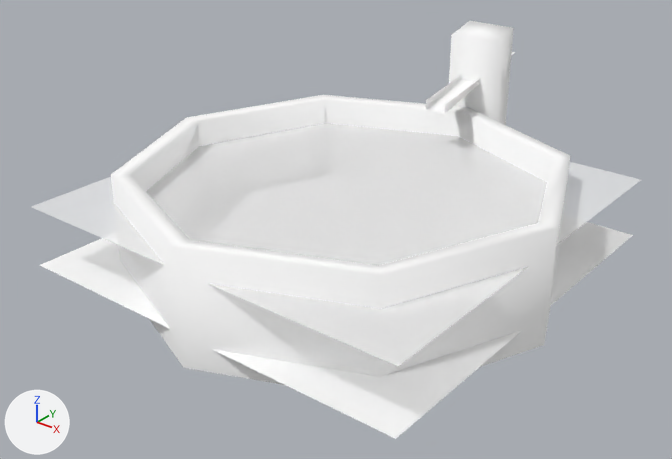
An edit to the glTF model public/3d/item/model__item__shop.ofs_3433_0/3433IMIG20_32.gltf, drawn before and after from the same camera.
Camera for both pictures: a 50 mm camera at (1.92, -2.61, 1.68) aimed at (-0.04, -0.16, 0.17). Arrows for +X, +Y and +Z are at lower left; the lights stay in place. The first picture is the older version.

The scene before the commit, as lines of its bpy script (objects in view):
```python
mat_imig20_32_0 = principled_material('imig20_32_0')
mat_imig20_32_0.base_color = (1.0, 1.0, 1.0)  # white #ffffff
mat_imig20_32_0.roughness = 1.0
mat_imig20_32_1 = principled_material('imig20_32_1')
mat_imig20_32_1.base_color = (1.0, 1.0, 1.0)  # white #ffffff
mat_imig20_32_1.roughness = 1.0
mat_imig20_32_2 = principled_material('imig20_32_2')
mat_imig20_32_2.base_color = (1.0, 1.0, 1.0)  # white #ffffff
mat_imig20_32_2.roughness = 1.0
mat_imig20_32_3 = principled_material('imig20_32_3')
mat_imig20_32_3.base_color = (1.0, 1.0, 1.0)  # white #ffffff
mat_imig20_32_3.roughness = 1.0
mat_imig20_32_4 = principled_material('imig20_32_4')
mat_imig20_32_4.base_color = (1.0, 1.0, 1.0)  # white #ffffff
mat_imig20_32_4.roughness = 1.0
mat_imig20_32_4.alpha = 0.516
me_3433imig20_32 = bpy.data.meshes.new('3433IMIG20_32')
me_3433imig20_32.from_pydata(...)  # 58 vertices, 70 faces; spans x -0.83..0.83, y -0.98..0.98, z 0.0..0.76
# faces by material slot: [32, 16, 14, 4, 4]
me_3433imig20_32.materials.append(mat_imig20_32_0)  # white #ffffff
me_3433imig20_32.materials.append(mat_imig20_32_1)  # white #ffffff
me_3433imig20_32.materials.append(mat_imig20_32_3)  # white #ffffff
me_3433imig20_32.materials.append(mat_imig20_32_2)  # white #ffffff
me_3433imig20_32.materials.append(mat_imig20_32_4)  # white #ffffff
ob_3433imig20_32 = bpy.data.objects.new('3433IMIG20_32', me_3433imig20_32)
ob_3433imig20_32.location = (0.0, 0.0, 0.0)
```
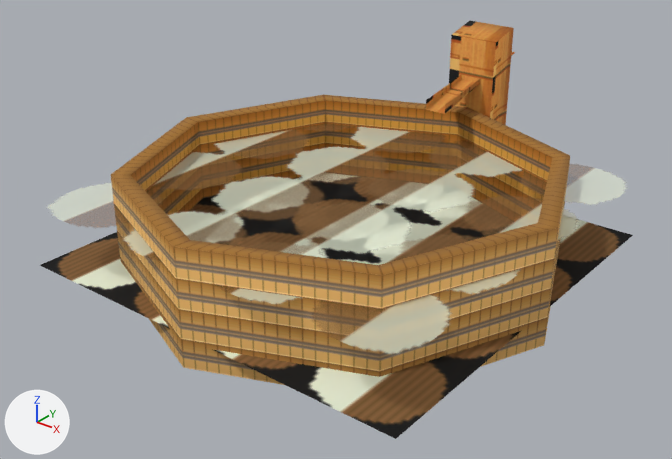
Edits to the scene script, one JSON object a line:
```json
{"op": "add", "block": "img_imig20_32_2", "code": ["img_imig20_32_2 = load_image('imig20_32_2', '_unpacked/imig20_32_2', 32, 32, 'sRGB')"]}
{"op": "add", "block": "img_imig20_32_3", "code": ["img_imig20_32_3 = load_image('imig20_32_3', '_unpacked/imig20_32_3', 32, 32, 'sRGB')"]}
{"op": "add", "block": "img_imig20_32_1", "code": ["img_imig20_32_1 = load_image('imig20_32_1', '_unpacked/imig20_32_1', 32, 32, 'sRGB')"]}
{"op": "add", "block": "img_imig20_32_0", "code": ["img_imig20_32_0 = load_image('imig20_32_0', '_unpacked/imig20_32_0', 32, 32, 'sRGB')"]}
{"op": "remove", "block": "mat_imig20_32_0", "code": "mat_imig20_32_0.base_color = (1.0, 1.0, 1.0)  # white #ffffff"}
{"op": "add", "block": "mat_imig20_32_0", "code": "mat_imig20_32_0.texture = img_imig20_32_0"}
{"op": "remove", "block": "mat_imig20_32_1", "code": "mat_imig20_32_1.base_color = (1.0, 1.0, 1.0)  # white #ffffff"}
{"op": "add", "block": "mat_imig20_32_1", "code": "mat_imig20_32_1.texture = img_imig20_32_1"}
{"op": "remove", "block": "mat_imig20_32_3", "code": "mat_imig20_32_3.base_color = (1.0, 1.0, 1.0)  # white #ffffff"}
{"op": "add", "block": "mat_imig20_32_3", "code": "mat_imig20_32_3.texture = img_imig20_32_3"}
{"op": "remove", "block": "mat_imig20_32_2", "code": "mat_imig20_32_2.base_color = (1.0, 1.0, 1.0)  # white #ffffff"}
{"op": "add", "block": "mat_imig20_32_2", "code": "mat_imig20_32_2.texture = img_imig20_32_2"}
{"block": "mat_imig20_32_4", "where": "n0 = _N.new('ShaderNodeBsdfPrincipled'); n0.name = 'Principled BSDF'"}
{"op": "remove", "block": "mat_imig20_32_4", "code": "n0.inputs[0].default_value = (1.0, 1.0, 1.0, 1.0)  # 'Base Color', white #ffffff"}
{"op": "remove", "block": "mat_imig20_32_4", "code": "n0.inputs[4].default_value = 0.516  # 'Alpha'"}
{"op": "add", "block": "mat_imig20_32_4", "code": "n2 = _N.new('ShaderNodeMath'); n2.name = 'Math'"}
{"op": "add", "block": "mat_imig20_32_4", "code": "n2.operation = 'MULTIPLY'"}
{"op": "add", "block": "mat_imig20_32_4", "code": "n2.inputs[1].default_value = 0.516  # 'Value'"}
{"op": "add", "block": "mat_imig20_32_4", "code": "n3 = _N.new('ShaderNodeTexImage'); n3.name = 'Image Texture'"}
{"op": "add", "block": "mat_imig20_32_4", "code": "n3.image = img_imig20_32_2"}
{"op": "add", "block": "mat_imig20_32_4", "code": "_L.new(n2.outputs[0], n0.inputs[4])  # 'Value' to 'Alpha'"}
{"op": "add", "block": "mat_imig20_32_4", "code": "_L.new(n3.outputs[0], n0.inputs[0])  # 'Color' to 'Base Color'"}
{"op": "add", "block": "mat_imig20_32_4", "code": "_L.new(n3.outputs[1], n2.inputs[0])  # 'Alpha' to 'Value'"}
```

What differs and where, as boxes [x1, y1, x2, y2] in the pictures (672 x 459 px):
```json
{"object": "3433IMIG20_32", "change": "surface changed", "before": [40, 21, 633, 439], "after": [40, 21, 633, 439], "on screen": "white to brown"}
```
